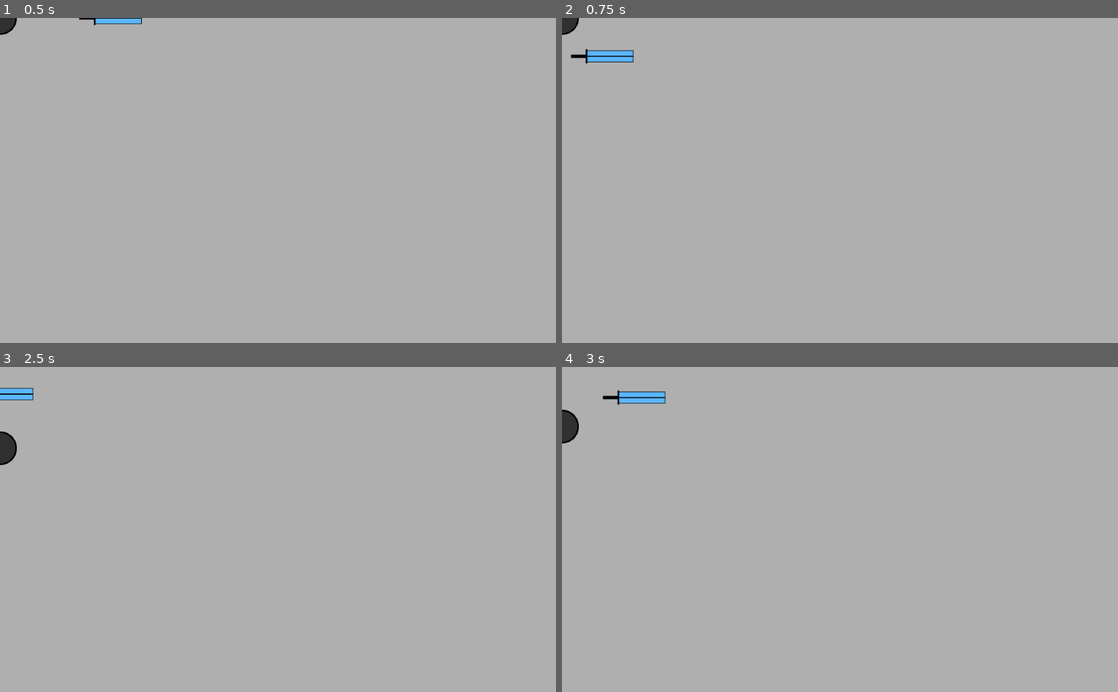
Above: before the commit, frames 1-4 (two rows, left to right).
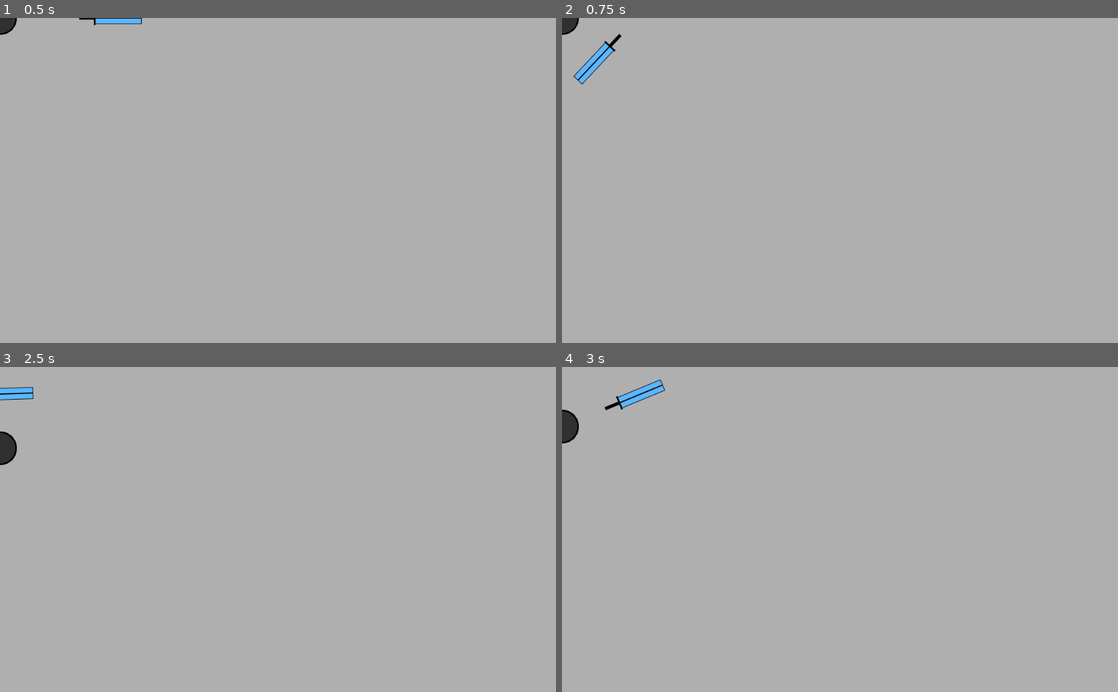
Above: after the commit, the same moments.

Repository: Izook/psychic-blade
Game: Godot game, scene res://scenes/Main.tscn
The game is run twice, just before and just after one commit, with the same random seed, the same clock (stepped at 60 frames per second) and the same inputs.
Inputs:
- Up to frame 1 (0.5 s): no input
- Up to frame 2 (0.75 s): tap Enter at 0.5 s; hold D (rotate_right) from 0.53 s (still down); hold S (pull_in) from 0.53 s (still down)
- Up to frame 3 (2.5 s): release D (rotate_right) at 1.28 s; release S (pull_in) at 1.28 s; hold Down (move_down) 1.28-2.03 s; tap W (push_out) at 1.35 s; hold D (rotate_right) from 2.03 s (still down); hold S (pull_in) from 2.03 s (still down)
- Up to frame 4 (3 s): release D (rotate_right) at 2.78 s; release S (pull_in) at 2.78 s; hold Up (move_up) from 2.78 s (still down); tap W (push_out) at 2.85 s

Frame 1 is identical in both runs. In frame 2, 0.6% of the frame differs, in the area x 1-13%, y 4-21%; in frame 3, less than 0.1%; in frame 4, 0.5%.

Commit message:
Blade angles itself appropriately around player while moving

Diff:
--- a/scripts/Blade.gd
+++ b/scripts/Blade.gd
@@ -4,12 +4,15 @@
 const MIN_RADIUS = 100
 
 var polar_vector
+var blade_angle
 
 var radius = 200
 var radial_speed = 10
 
-var angle = 0
+var anglular_pos = 0
 var angular_speed = PI/48
+
+var blade_moved = false
 
 
 func _limit_radius(r):
@@ -22,9 +25,9 @@
 
 func _get_input():
 	if Input.is_action_pressed('rotate_left'):
-		angle -= angular_speed
+		anglular_pos -= angular_speed
 	if Input.is_action_pressed('rotate_right'):
-		angle += angular_speed
+		anglular_pos += angular_speed
 	if Input.is_action_pressed('push_out'):
 		radius += radial_speed
 	if Input.is_action_pressed('pull_in'):
@@ -33,7 +36,18 @@
 	radius = _limit_radius(radius)
 
 
-func _physics_process(delta):
+func _move_blade():
+	polar_vector = polar2cartesian(radius, anglular_pos)
+
+	if $Blade.position != polar_vector:
+		blade_angle = $Blade.position.angle_to_point(polar_vector)
+		$Blade.set_global_rotation(blade_angle + PI)
+	else:
+		$Blade.set_global_rotation(anglular_pos)
+
+	$Blade.set_position(polar_vector)
+
+
+func _physics_process(_delta):
 	_get_input()
-	polar_vector = polar2cartesian(radius, angle)
-	$Blade.set_position(polar_vector)
+	_move_blade()
